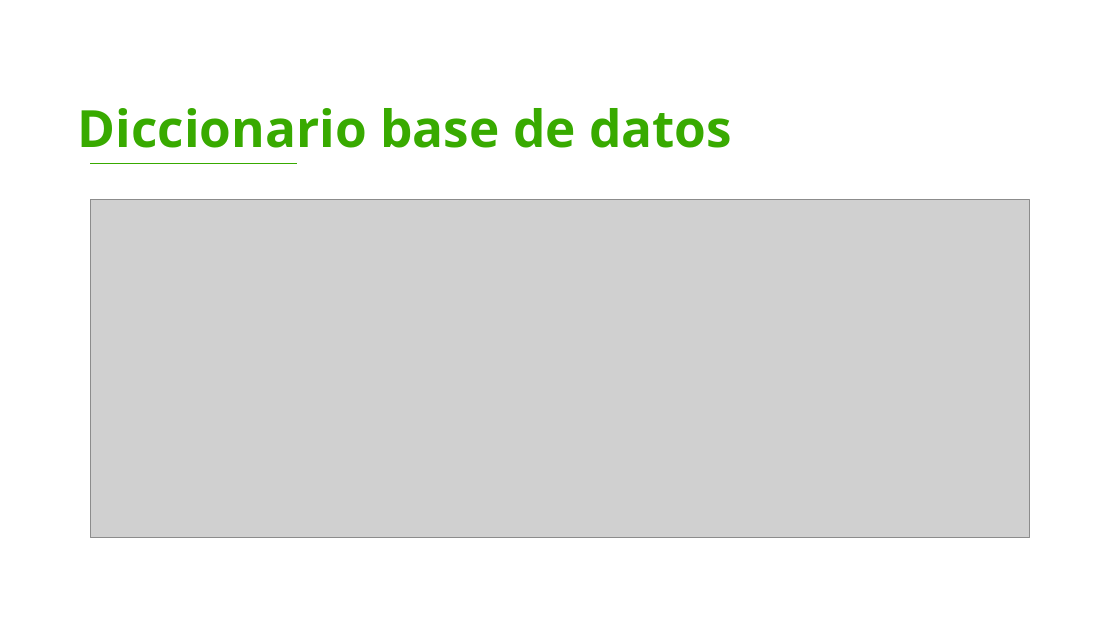
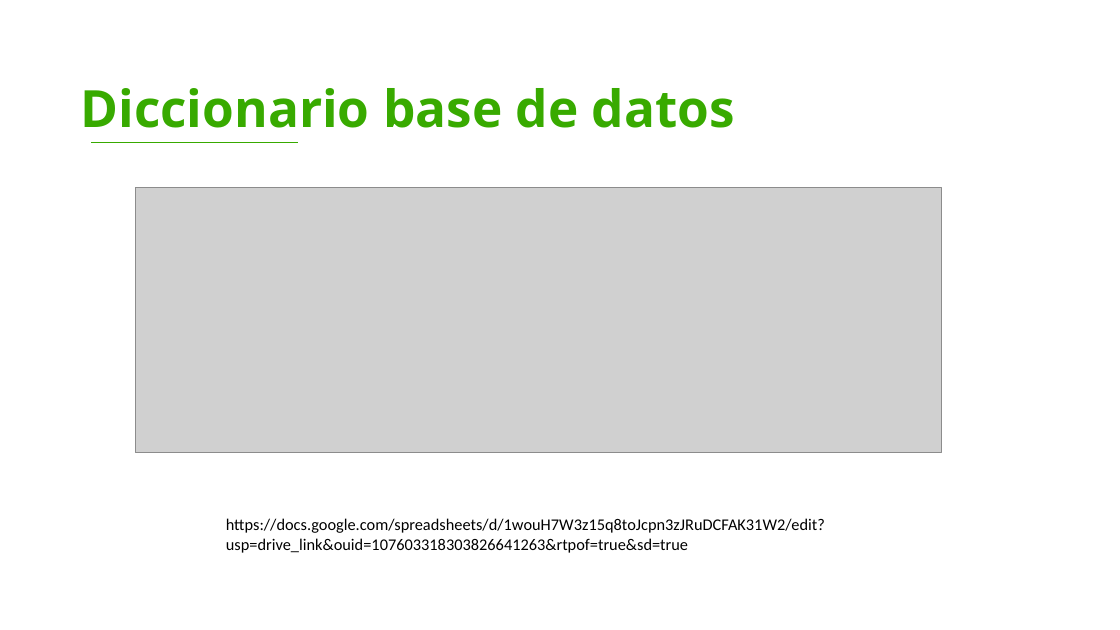
Before and after one commit to DavidV4iss/Master-Barber, a slide deck: slide 19 of PRESENTACION ENTREGABLES 2/Entregables 2.pptx (slide 18 before the commit). Drawn at 1120x630 pixels with LibreOffice and Linux fonts; fonts in the diff are those of the drawing; grey boxes stand for pictures; background and template pictures are left out. Boxes give left, top, right and bottom in pixels: in the first picture for what was removed or moved away, otherwise in the second. Text is boxed around its words. In the diff, an @@ line names an element or a change of style, - is before the commit and + after.

```diff
--- a/PRESENTACION ENTREGABLES 2/Entregables 2.pptx
+++ b/PRESENTACION ENTREGABLES 2/Entregables 2.pptx
@@ text "Diccionario base de datos": place and size @@
-text "Diccionario base de datos" at bbox=[78, 108, 732, 148]
+text "Diccionario base de datos" at bbox=[80, 88, 735, 128]
@@ line moved from (90, 163) - (297, 163) to (92, 143) - (298, 143) @@
@@ picture: place and size @@
-picture at bbox=[90, 200, 1030, 538]
+picture at bbox=[135, 187, 942, 453]
@@ text added at bbox=[226, 518, 825, 553], 14 pt, text #000000 @@
+https://docs.google.com/spreadsheets/d/1wouH7W3z15q8toJcpn3zJRuDCFAK31W2/edit?usp=drive_link&ouid=107603318303826641263&rtpof=true&sd=true
```
Also in this commit, not shown: 4 other slides changed, 7 slides added, 15 slides removed.
